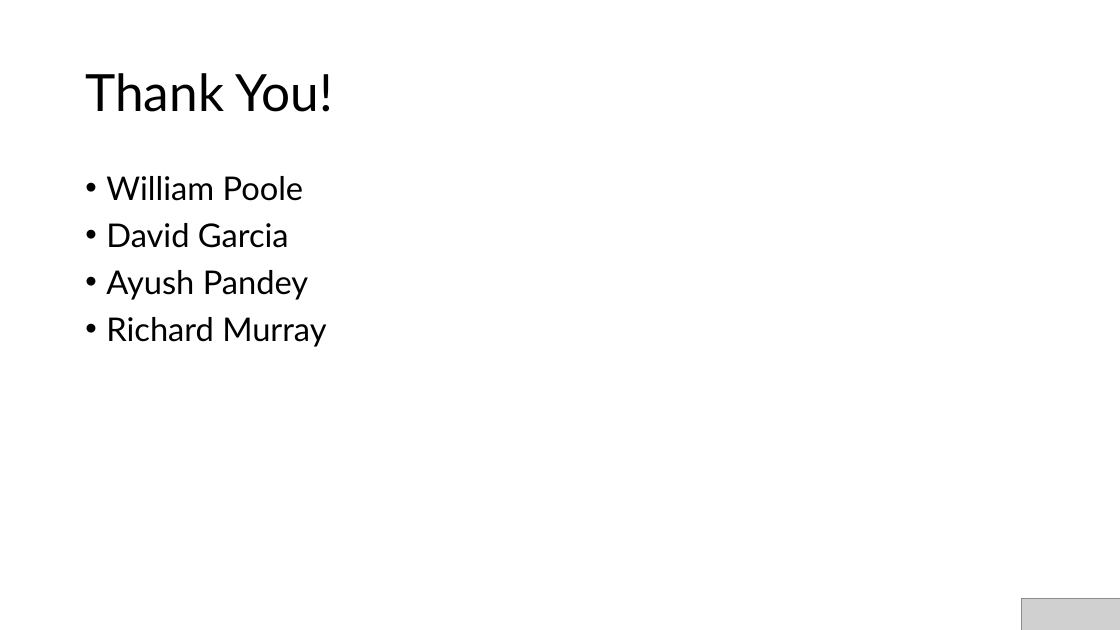
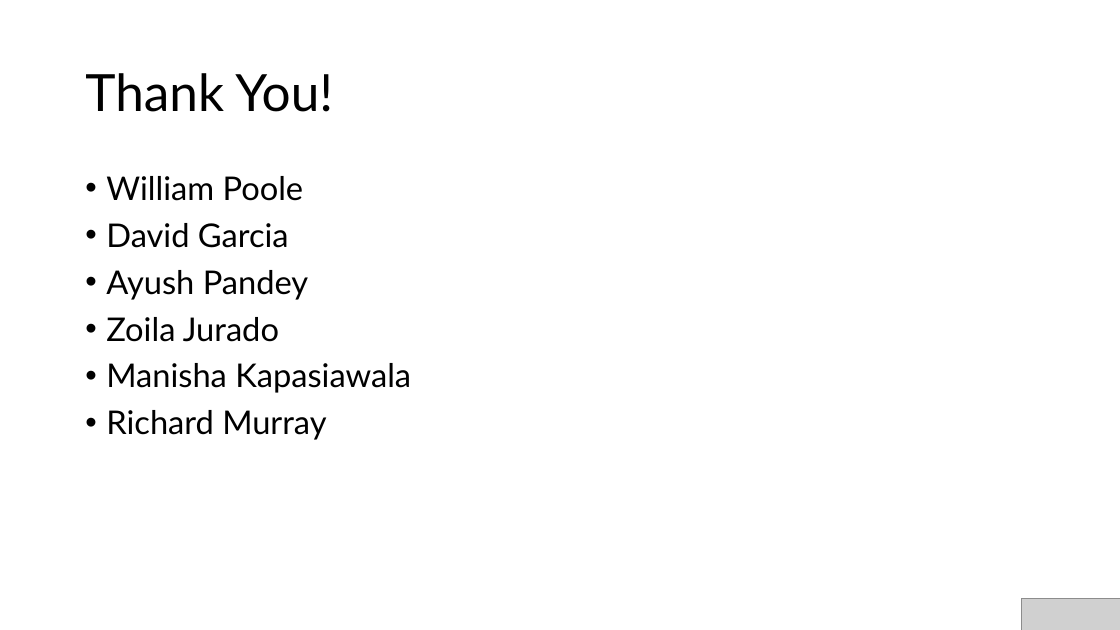
Before and after one commit to AnkitaRoychoudhury/ug_murray, a slide deck: slide 16 of miscellaneous/presentations/20200715_syncell_mtg.pptx (slide 17 before the commit). Drawn at 1120x630 pixels with LibreOffice and Linux fonts; fonts in the diff are those of the drawing; grey boxes stand for pictures. Boxes give left, top, right and bottom in pixels: in the first picture for what was removed or moved away, otherwise in the second. Text is boxed around its words. In the diff, an @@ line names an element or a change of style, - is before the commit and + after.

```diff
--- a/miscellaneous/presentations/20200715_syncell_mtg.pptx
+++ b/miscellaneous/presentations/20200715_syncell_mtg.pptx
@@ text at (106,317,411,393): paragraphs added @@
+• Zoila Jurado
+• Manisha Kapasiawala
```
Also in this commit, not shown: 7 other slides changed, 1 slide removed, 6 other files.
